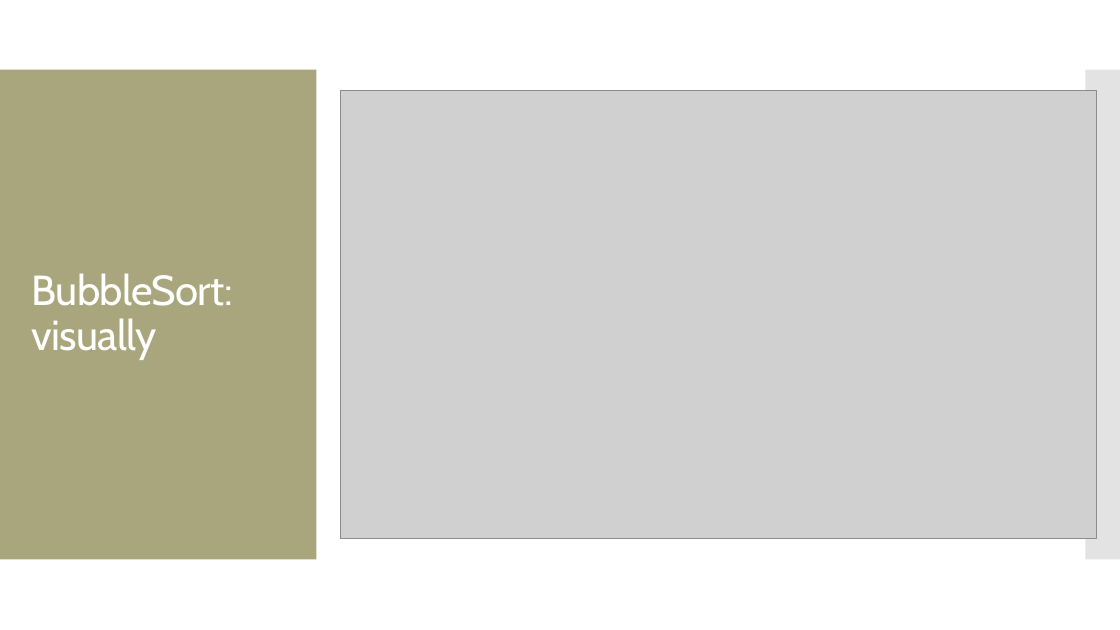
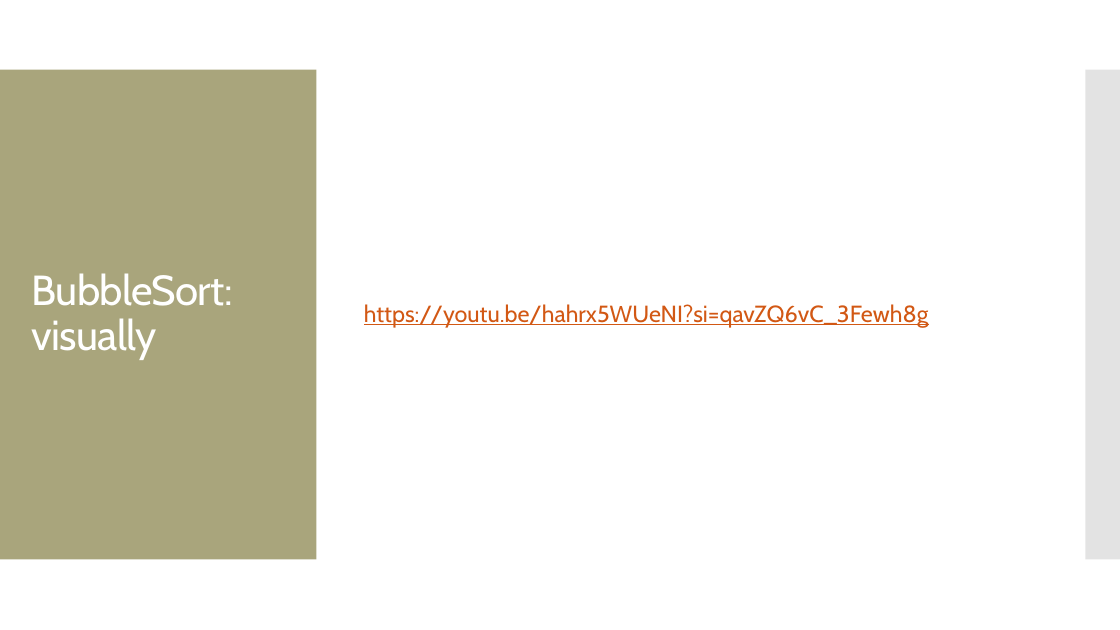
Before and after one commit to amosca01/CAIS117-F23, a slide deck: slide 9 of slides/28-algorithms.pptx. Drawn at 1120x630 pixels with LibreOffice and Linux fonts; fonts in the diff are those of the drawing; grey boxes stand for pictures. Boxes give left, top, right and bottom in pixels: in the first picture for what was removed or moved away, otherwise in the second. Text is boxed around its words. In the diff, an @@ line names an element or a change of style, - is before the commit and + after.

```diff
--- a/slides/28-algorithms.pptx
+++ b/slides/28-algorithms.pptx
@@ picture removed at (341, 91, 1097, 539) @@
@@ text added at (364, 304, 929, 328), 20 pt, text #D25814, underline @@
+https://youtu.be/hahrx5WUeNI?si=qavZQ6vC_3Fewh8g
```
Also in this commit, not shown: 2 other slides changed, 1 other file.
